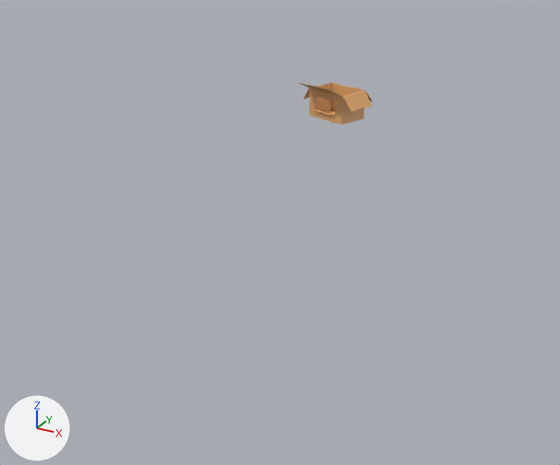
A saved change to the Blender file Recursos/TIENDA.blend.
One viewpoint serves both versions: a 50 mm camera at (4.05, -5.1, 2.32) aimed at (1.34, -0.17, -0.15). Every picture has the same lights, and +X, +Y and +Z are marked at lower left. The picture after the commit comes second.
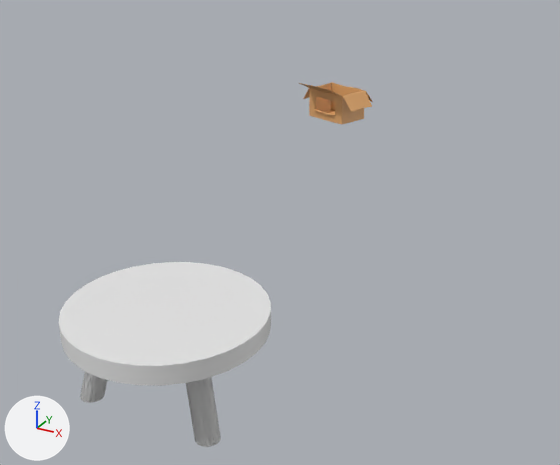
What changed in the scene script:
```text
Add me_cylinder_001:
    me_cylinder_001.from_pydata(...)  # a 32-sided cylinder along z spanning x -1.0..1.0, y -1.0..1.0, z -1.0..1.0
Add me_cylinder_007:
    me_cylinder_007.from_pydata(...)  # 144 vertices, 78 faces; spans x -2.68..1.0, y -1.0..1.0, z -1.0..1.0
Add ob_table:
    ob_table = bpy.data.objects.new('Table', me_cylinder_001)
    ob_table.location = (2.0, -2.5, 0.45)
    ob_table.scale = (0.5, 0.5, 0.05)
Add ob_cylinder_002:
    ob_cylinder_002 = bpy.data.objects.new('Cylinder.002', me_cylinder_007)
    ob_cylinder_002.location = (2.26, -2.65, 0.2)
    ob_cylinder_002.rotation_euler = (0.0, 0.0, 2.618)  # degrees (0, 0, 150)
    ob_cylinder_002.scale = (0.06, 0.06, 0.2)
Add ob_cylinder_001:
    ob_cylinder_001 = bpy.data.objects.new('Cylinder.001', me_cylinder_007.copy())
    ob_cylinder_001.location = (1.74, -2.65, 0.2)
    ob_cylinder_001.rotation_euler = (0.0, 0.0, 0.524)  # degrees (0, 0, 30)
    ob_cylinder_001.scale = (0.06, 0.06, 0.2)
```

Boxes (x1, y1, x2, y2) around the edits, measured in the pictures (560 x 465 px):
'Table', added: after (59, 262, 271, 386)
'Cylinder.002', added: after (186, 377, 221, 447)
'Cylinder.001', added: after (80, 371, 107, 403)
